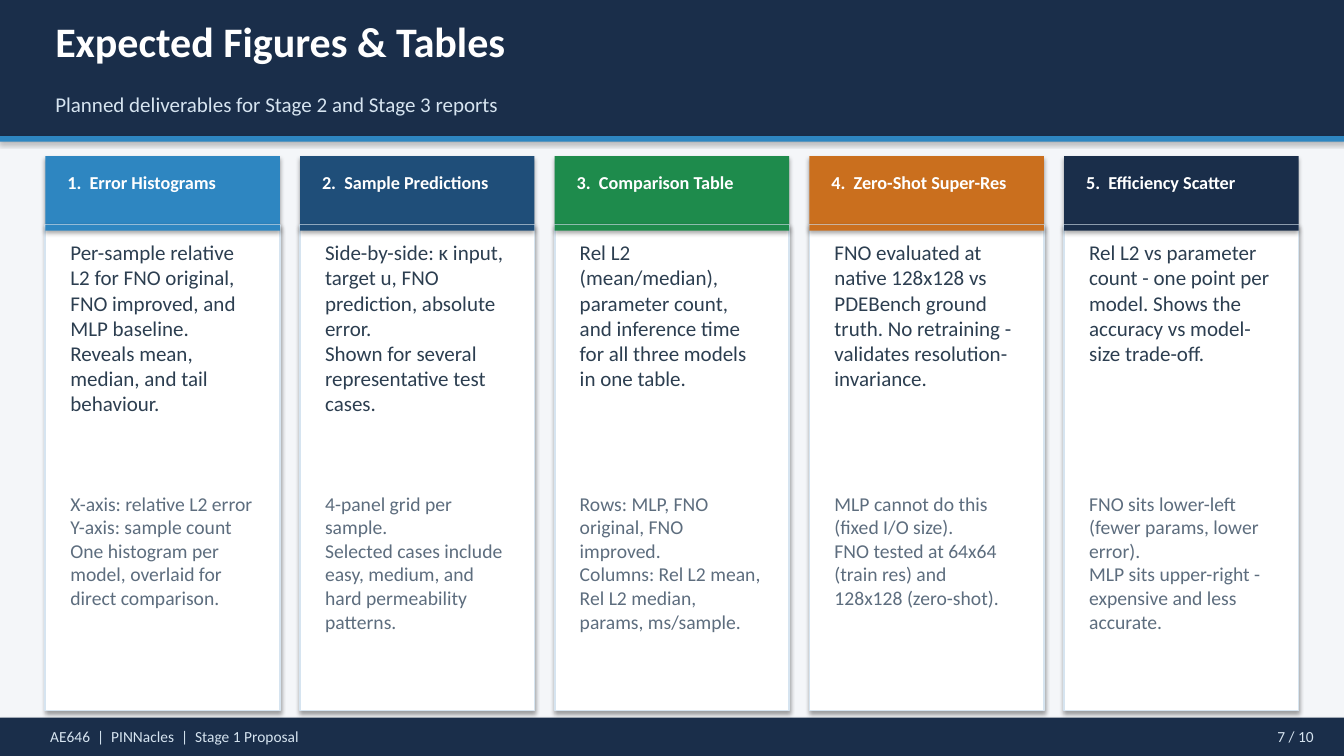
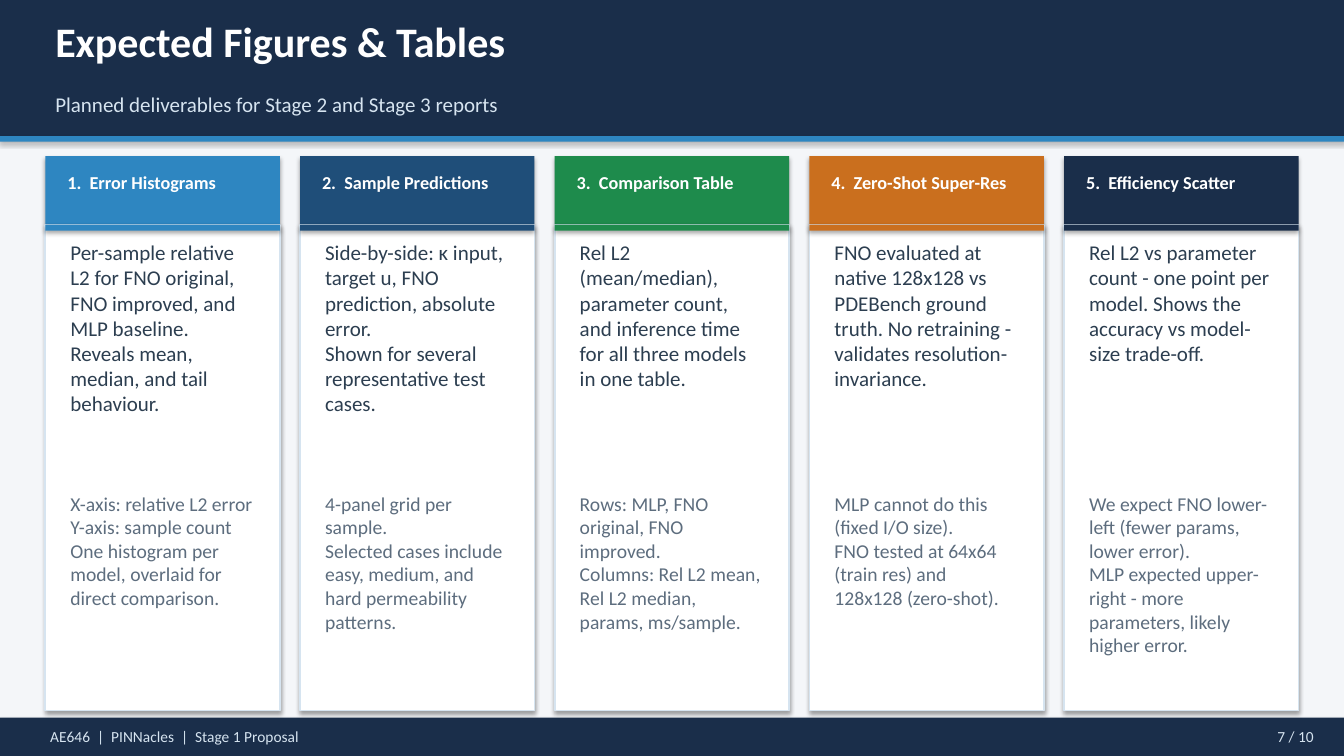
Before and after one commit to ARYAMANN7279/AE646-PINNacles, a slide deck: slide 7 of docs/PINNacles_Stage1_Presentation.pptx. Drawn at 1344x756 pixels with LibreOffice and Linux fonts; fonts in the diff are those of the drawing. Boxes give left, top, right and bottom in pixels: in the first picture for what was removed or moved away, otherwise in the second. Text is boxed around its words. In the diff, an @@ line names an element or a change of style, - is before the commit and + after.

```diff
--- a/docs/PINNacles_Stage1_Presentation.pptx
+++ b/docs/PINNacles_Stage1_Presentation.pptx
@@ text at (x1=1089, y1=497, x2=1268, y2=656): text changed @@
-FNO sits lower-left (fewer params, lower error).
-MLP sits upper-right - expensive and less accurate.
+We expect FNO lower-left (fewer params, lower error).
+MLP expected upper-right - more parameters, likely higher error.
```
Also in this commit, not shown: 1 other slide changed, 2 other files.
